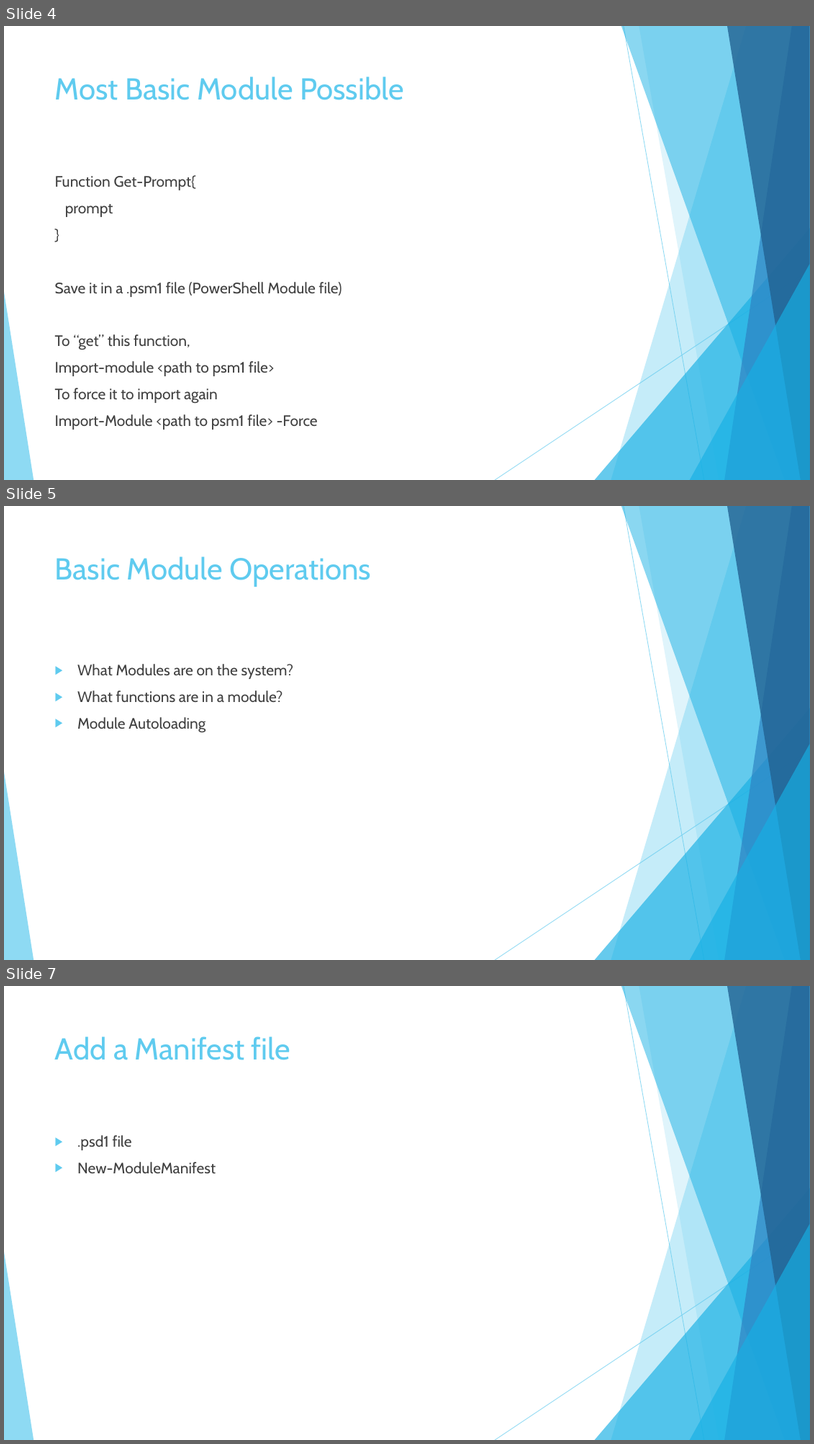
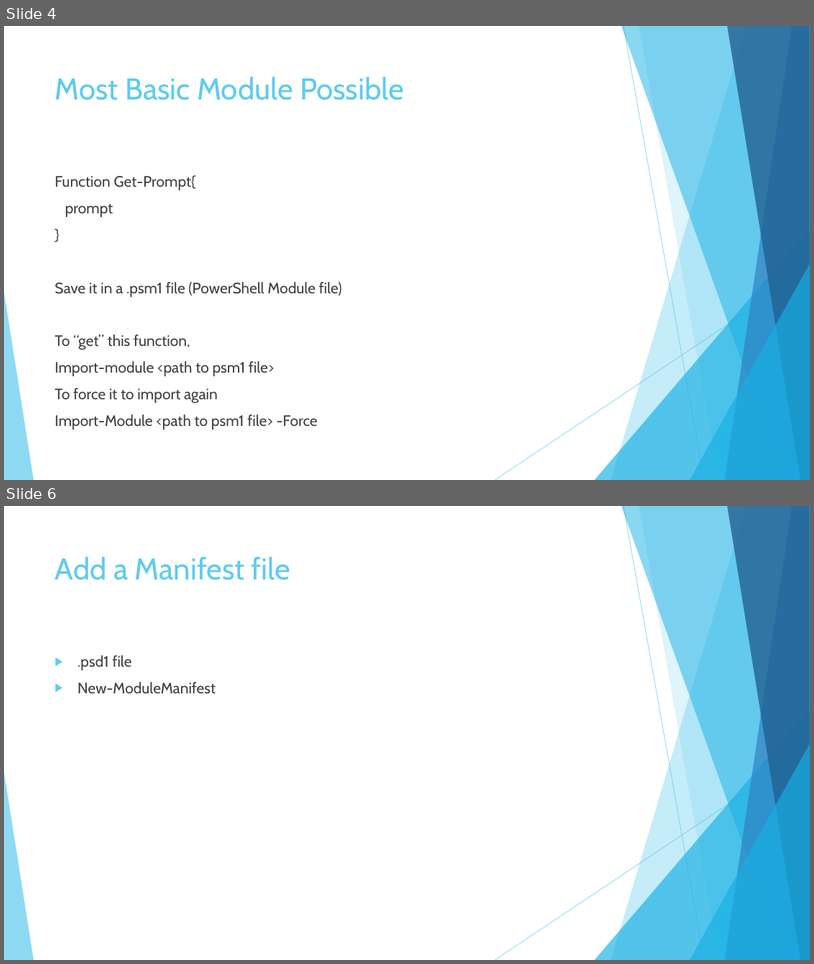
Before and after one commit to MikeShepard/Documents, a slide deck: PowerShell Modules.pptx. Shown one above the other, each under a label of ours: slides 4, 5 and 7 before the commit, slides 4 and 6 after it; the slides between them are not shown. The pictures are 814x1444 and 814x964 pixels, drawn with LibreOffice and Linux fonts; fonts in the diff are those of the drawing. Boxes give left, top, right and bottom in pixels: in the first picture for what was removed or moved away, otherwise in the second. Text is boxed around its words. In the diff, an @@ line names an element or a change of style, - is before the commit and + after.

```diff
--- a/PowerShell Modules.pptx
+++ b/PowerShell Modules.pptx
@@ slide 5 removed at [4,506,810,960], background #FFFFFF; not listed: 10 template elements that a slide beside it also shows @@
@@ title removed at [55,556,371,587] @@
-Basic Module Operations
@@ text removed at [77,664,294,732] @@
-▶ What Modules are on the system?
-▶ What functions are in a module?
-▶ Module Autoloading
@@ what was slide 7 is now slide 6 @@
```
Also in this commit, not shown: 2 slides changed, 7 slides added.
